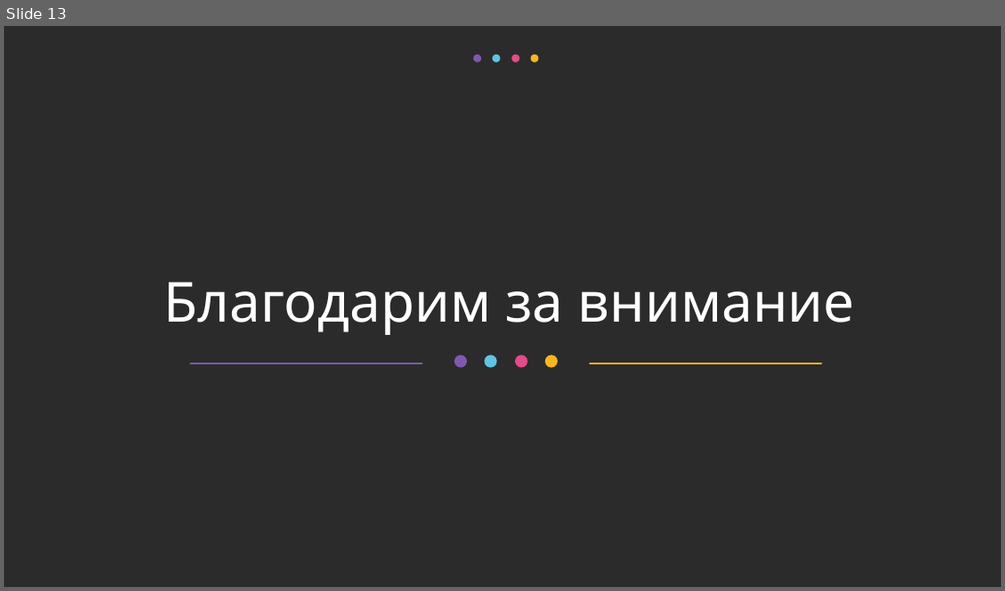
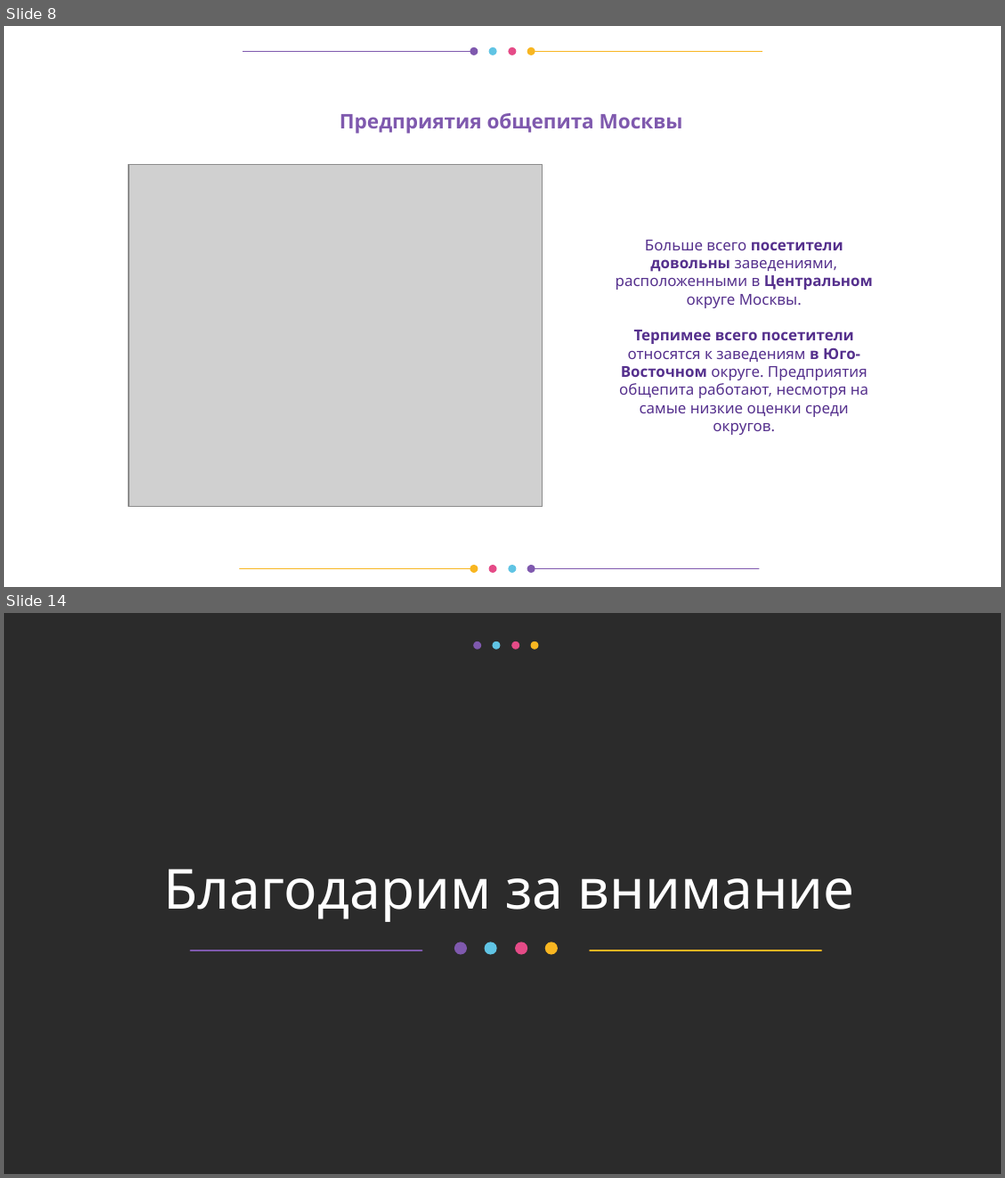
Before and after one commit to okeangel/da_portfolio, a slide deck: practicum/week_21_presentation_catering_in_moscow.odp. Shown one above the other, each under a label of ours: slide 13 before the commit, slides 8 and 14 after it; the slides between them are not shown. The pictures are 1005x591 and 1005x1178 pixels, drawn with LibreOffice and Linux fonts; fonts in the diff are those of the drawing; grey boxes stand for pictures; background and template pictures are left out; a plain dark background stands for a picture behind light text. Boxes give left, top, right and bottom in pixels: in the first picture for what was removed or moved away, otherwise in the second. Text is boxed around its words. In the diff, an @@ line names an element or a change of style, - is before the commit and + after.

```diff
--- a/practicum/week_21_presentation_catering_in_moscow.odp
+++ b/practicum/week_21_presentation_catering_in_moscow.odp
@@ slide 8 added at (x1=4, y1=26, x2=1001, y2=587), background #FFFFFF @@
@@ group added at (x1=243, y1=47, x2=762, y2=56): 6 freeform shapes @@
@@ title added at (x1=340, y1=113, x2=683, y2=134), 16 pt, text #7F59AE, bold @@
+Предприятия общепита Москвы
@@ picture added at (x1=129, y1=164, x2=542, y2=507) @@
@@ title added at (x1=615, y1=240, x2=873, y2=435), 12 pt, text #55308D @@
+Больше всего посетители довольны заведениями, расположенными в Центральном округе Москвы.
+Терпимее всего посетители относятся к заведениям в Юго-Восточном округе. Предприятия общепита работают, несмотря на самые низкие оценки среди округов.
@@ group added at (x1=240, y1=565, x2=759, y2=573): 6 freeform shapes @@
@@ what was slide 13 is now slide 14 @@
```
Also in this commit, not shown: 9 slides changed, 3 other slides added, 3 slides removed, 1 other file.
